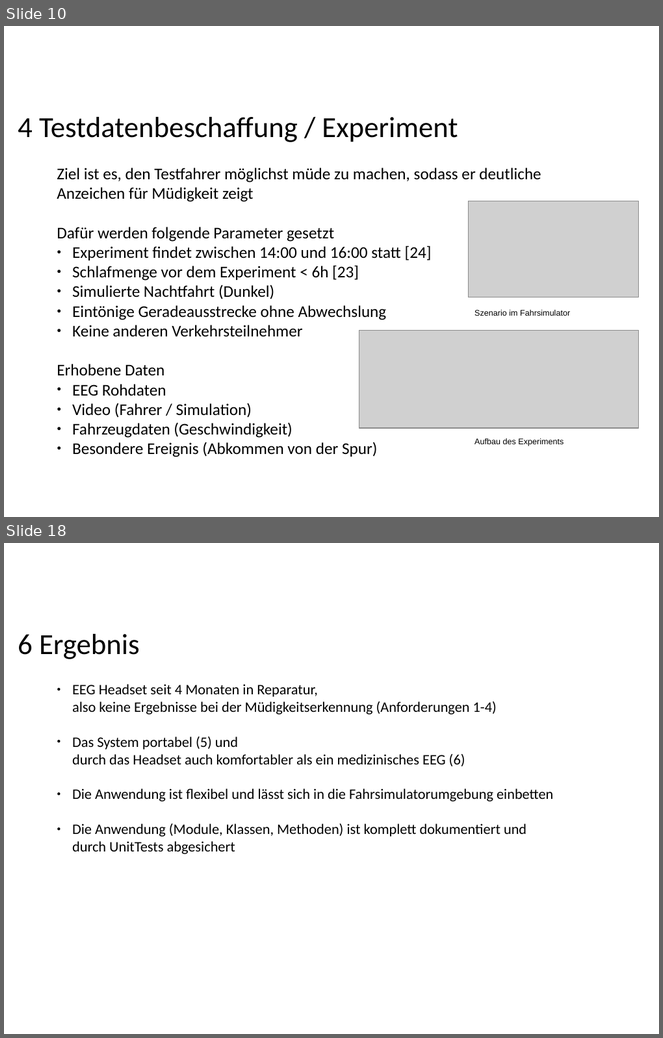
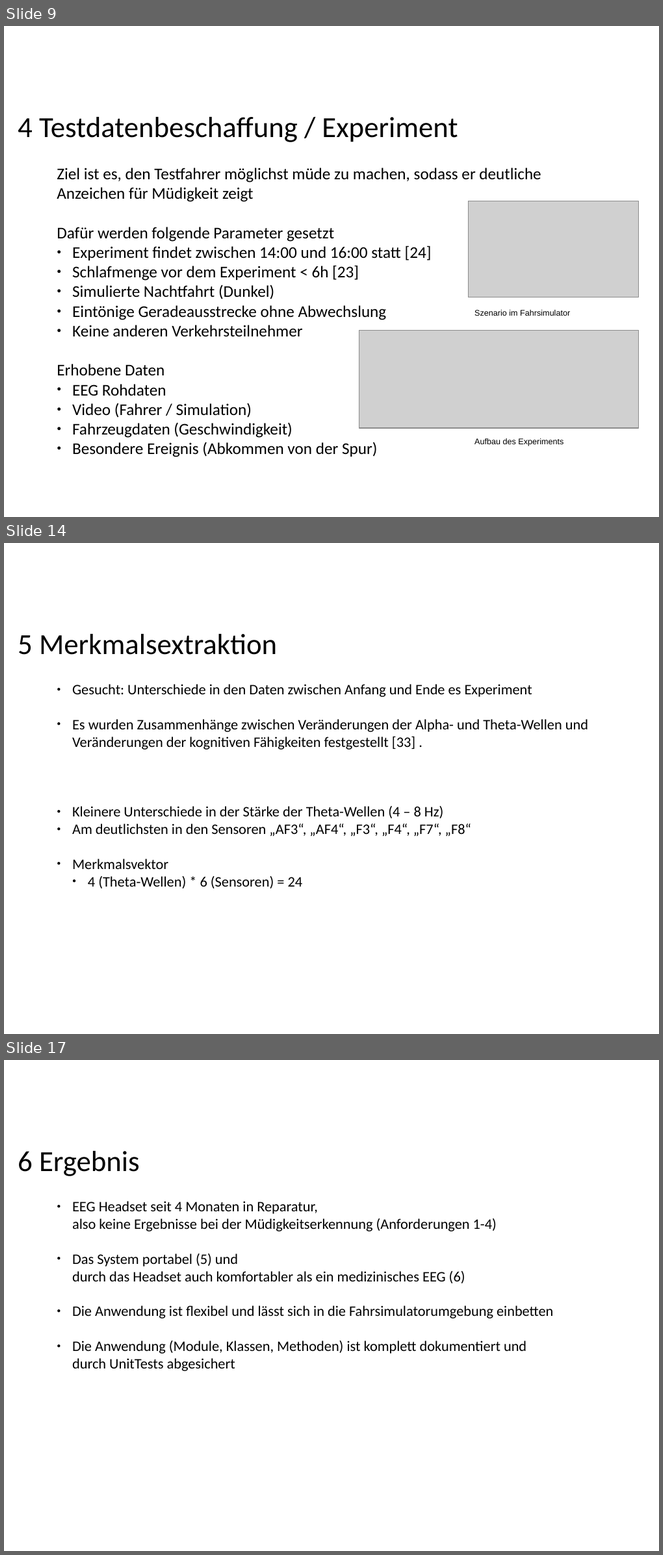
Before and after one commit to ppasler/current-adas, a slide deck: project/presentation/Praesentation_PoSDBoS_Pasler.odp. Shown one above the other, each under a label of ours: slides 10 and 18 before the commit, slides 9, 14 and 17 after it; the slides between them are not shown. The pictures are 663x1038 and 663x1555 pixels, drawn with LibreOffice and Linux fonts; fonts in the diff are those of the drawing; grey boxes stand for pictures; background and template pictures are left out. Boxes give left, top, right and bottom in pixels: in the first picture for what was removed or moved away, otherwise in the second. Text is boxed around its words. In the diff, an @@ line names an element or a change of style, - is before the commit and + after.

```diff
--- a/project/presentation/Praesentation_PoSDBoS_Pasler.odp
+++ b/project/presentation/Praesentation_PoSDBoS_Pasler.odp
@@ slide 14 added at [4,543,659,1034], background #FFFFFF @@
@@ text added at [18,634,277,655], 32 pt, text #000000 @@
+5 Merkmalsextraktion
@@ text added at [72,684,588,889], 16 pt, text #000000 @@
+● Gesucht: Unterschiede in den Daten zwischen Anfang und Ende es Experiment
+● Es wurden Zusammenhänge zwischen Veränderungen der Alpha- und Theta-Wellen und Veränderungen der kognitiven Fähigkeiten festgestellt [33] .
+● Kleinere Unterschiede in der Stärke der Theta-Wellen (4 – 8 Hz)
+● Am deutlichsten in den Sensoren „AF3“, „AF4“, „F3“, „F4“, „F7“, „F8“
+● Merkmalsvektor
+  ● 4 (Theta-Wellen) * 6 (Sensoren) = 24
@@ what was slide 10 is now slide 9 @@
@@ what was slide 18 is now slide 17 @@
```
Also in this commit, not shown: 5 slides changed, 3 other slides added, 5 slides removed, 11 other files.
